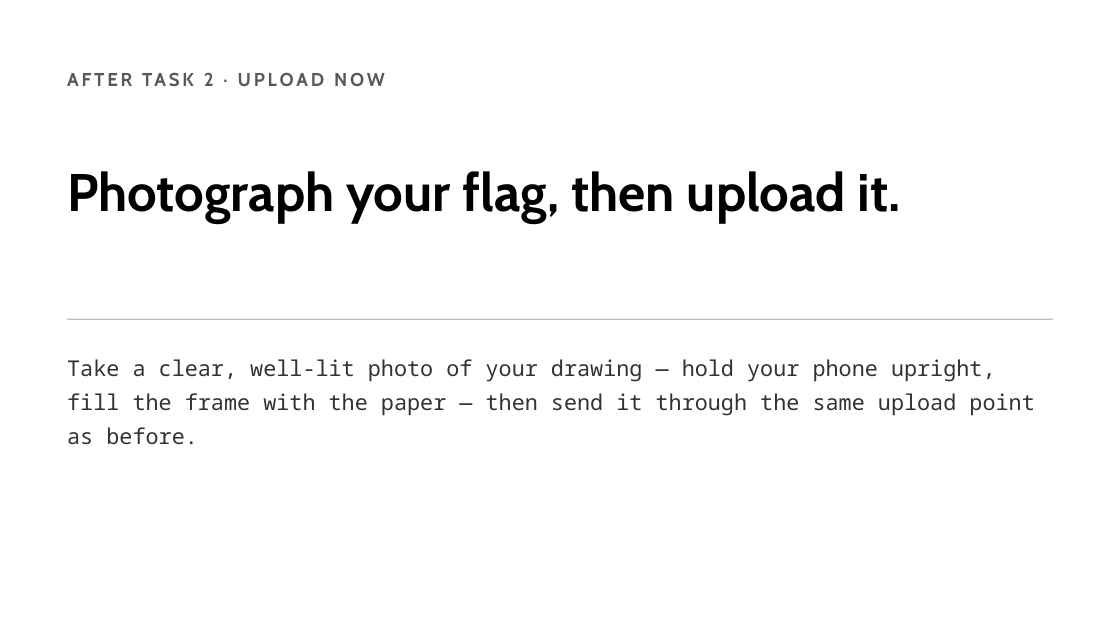
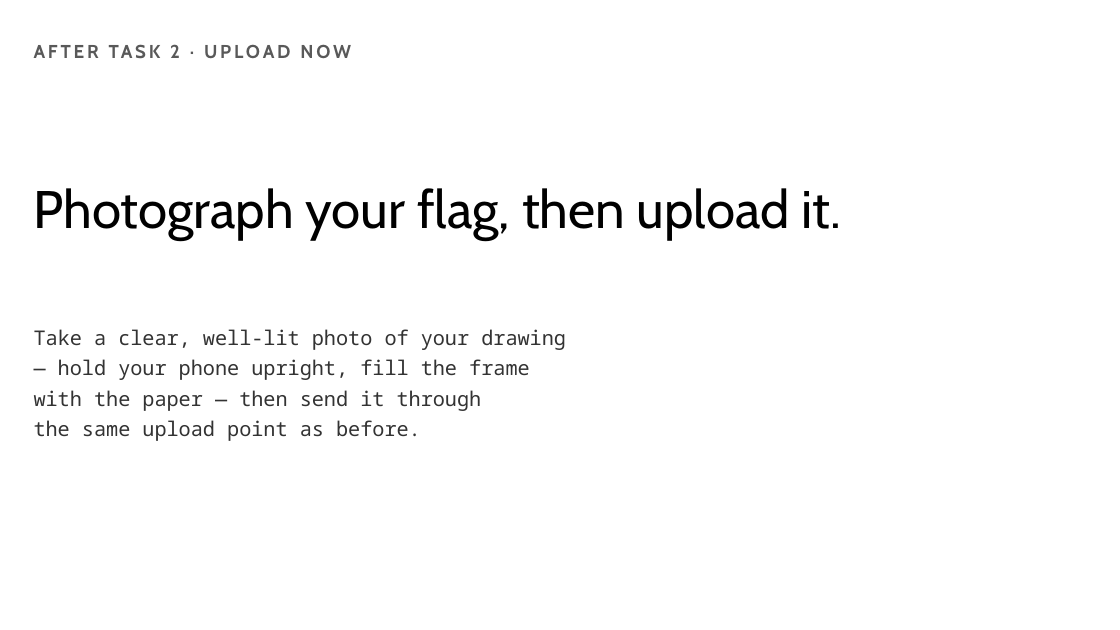
Before and after one commit to PkWr/GD-Remix-Process, a slide deck: slide 5 of Building-With-AI-Photo-Remix-Effects.pptx. Drawn at 1120x630 pixels with LibreOffice and Linux fonts; fonts in the diff are those of the drawing. Boxes give left, top, right and bottom in pixels: in the first picture for what was removed or moved away, otherwise in the second. Text is boxed around its words. In the diff, an @@ line names an element or a change of style, - is before the commit and + after.

```diff
--- a/Building-With-AI-Photo-Remix-Effects.pptx
+++ b/Building-With-AI-Photo-Remix-Effects.pptx
@@ text "AFTER TASK 2 · UPLOAD ..." rewrapped from (204, 72, 846, 223) to (170, 44, 790, 239) @@
@@ text "Photograph your flag, then upload ...": place and size @@
-text "Photograph your flag, then upload ..." at (67, 171, 901, 223)
+text "Photograph your flag, then upload ..." at (34, 188, 842, 239)
@@ text "Photograph your flag, then upload ..." at (34, 188, 842, 239): bold off; more space between paragraphs @@
@@ text at (34, 329, 566, 441): text changed; size 14 to 13 pt @@
-Take a clear, well-lit photo of your drawing — hold your phone upright, fill the frame with the paper — then send it through the same upload point as before.
+Take a clear, well-lit photo of your drawing
+— hold your phone upright, fill the frame
+with the paper — then send it through
+the same upload point as before.
@@ line removed from (67, 319) to (1053, 319) @@
```
Also in this commit, not shown: 19 other slides changed, 1 slide added, 8 other files.
